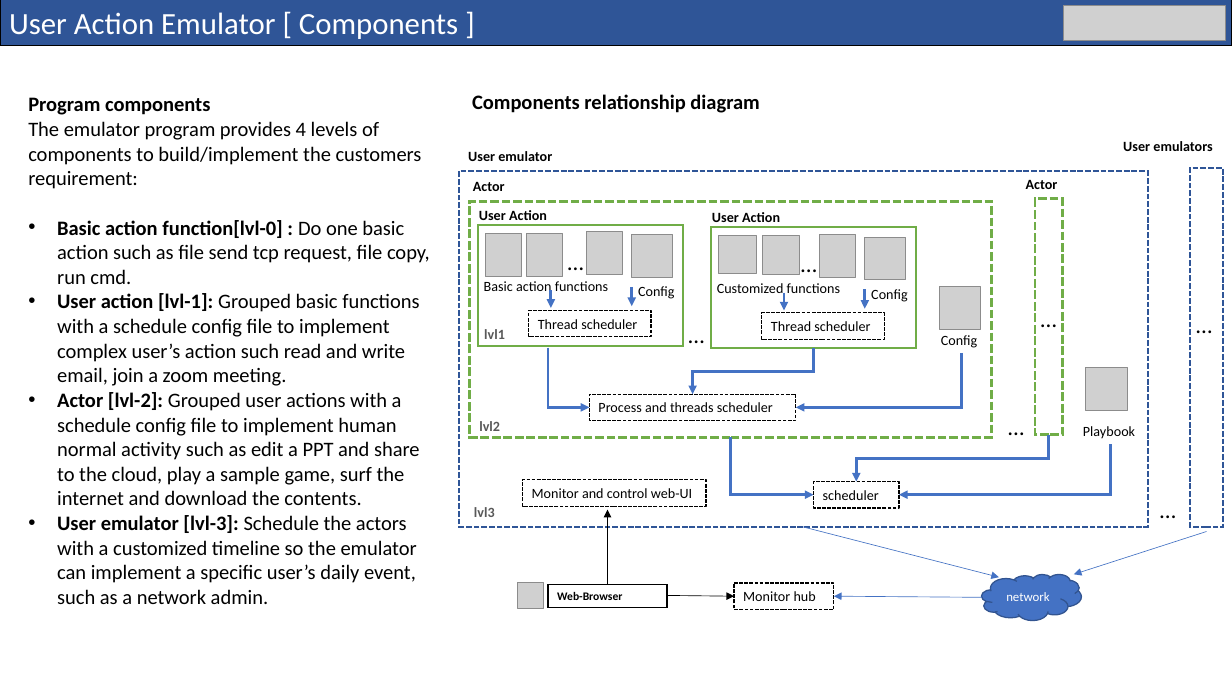
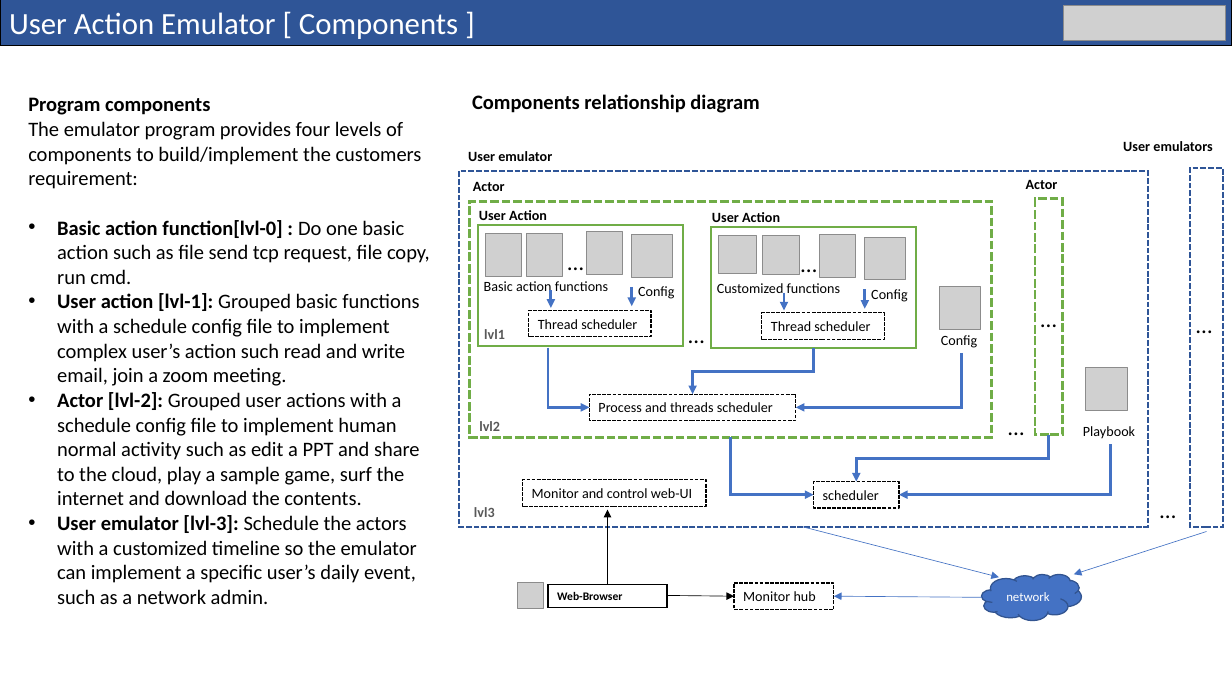
Before and after one commit to LiuYuancheng/Cluster_User_Emulation_System, a slide deck: slide 7 of doc/User_Action_Emulator_Design_Doc.pptx (slide 6 before the commit). Drawn at 1232x693 pixels with LibreOffice and Linux fonts; fonts in the diff are those of the drawing; grey boxes stand for pictures; background and template pictures are left out. Boxes give left, top, right and bottom in pixels: in the first picture for what was removed or moved away, otherwise in the second. Text is boxed around its words. In the diff, an @@ line names an element or a change of style, - is before the commit and + after.

```diff
--- a/doc/User_Action_Emulator_Design_Doc.pptx
+++ b/doc/User_Action_Emulator_Design_Doc.pptx
@@ text at (28,121,422,189): text changed @@
-The emulator program provides 4 levels of components to build/implement the customers requirement:
+The emulator program provides four levels of components to build/implement the customers requirement:
```
Also in this commit, not shown: 3 other slides changed, 5 slides added, 1 slide removed, 5 other files.
